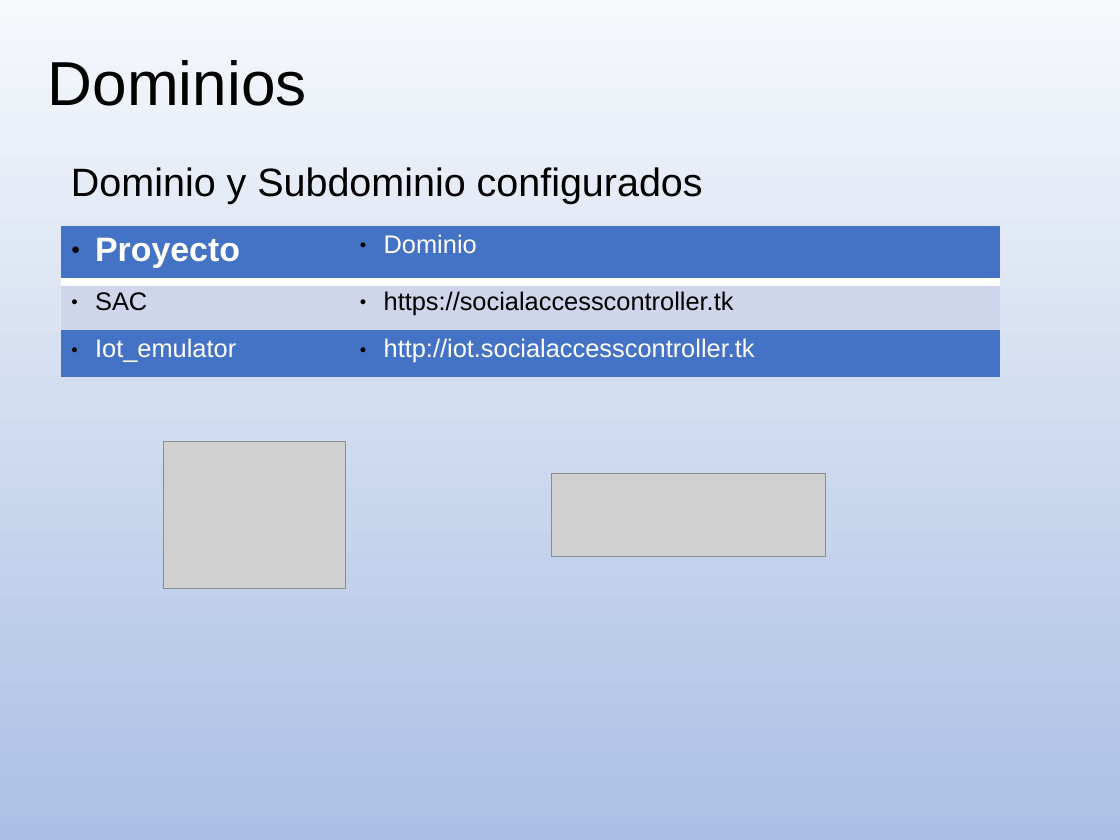
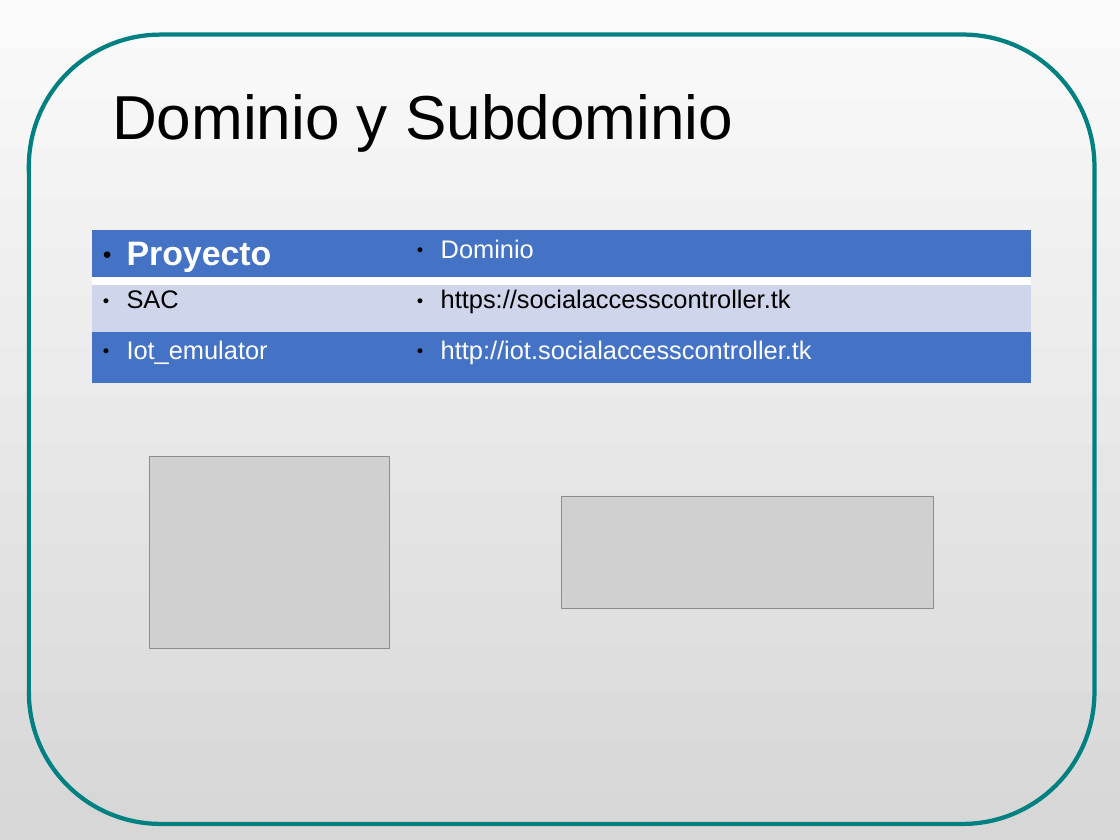
Before and after one commit to danielsalgadop/sac, a slide deck: slide 22 of docs/presentation/social_access_controller_ODP_final.odp (slide 21 before the commit). Drawn at 1120x840 pixels with LibreOffice and Linux fonts; fonts in the diff are those of the drawing; grey boxes stand for pictures. Boxes give left, top, right and bottom in pixels: in the first picture for what was removed or moved away, otherwise in the second. Text is boxed around its words. In the diff, an @@ line names an element or a change of style, - is before the commit and + after.

```diff
--- a/docs/presentation/social_access_controller_ODP_final.odp
+++ b/docs/presentation/social_access_controller_ODP_final.odp
@@ background gradient #F6F8FC to #ABC0E4 to gradient #FAFAFA to #D7D7D7 @@
@@ freeform shape added at (28,35,1095,824), outline #008080 3 pt @@
@@ title removed at (48,60,307,106) @@
-Dominios
@@ title "Dominio y Subdominio" at (112,94,733,151): vertical alignment top to middle @@
@@ title at (112,94,733,151): text changed; size 28 to 44 pt @@
-Dominio y Subdominio configurados
+Dominio y Subdominio
@@ table: place and size @@
-table at (61,226,1000,367)
+table at (92,230,1032,369)
@@ picture: place and size @@
-picture at (164,442,347,588)
+picture at (149,457,389,649)
@@ picture: place and size @@
-picture at (552,474,825,556)
+picture at (562,497,934,609)
```
Also in this commit, not shown: 40 other slides changed, 5 slides added, 3 slides removed, 4 other files.
